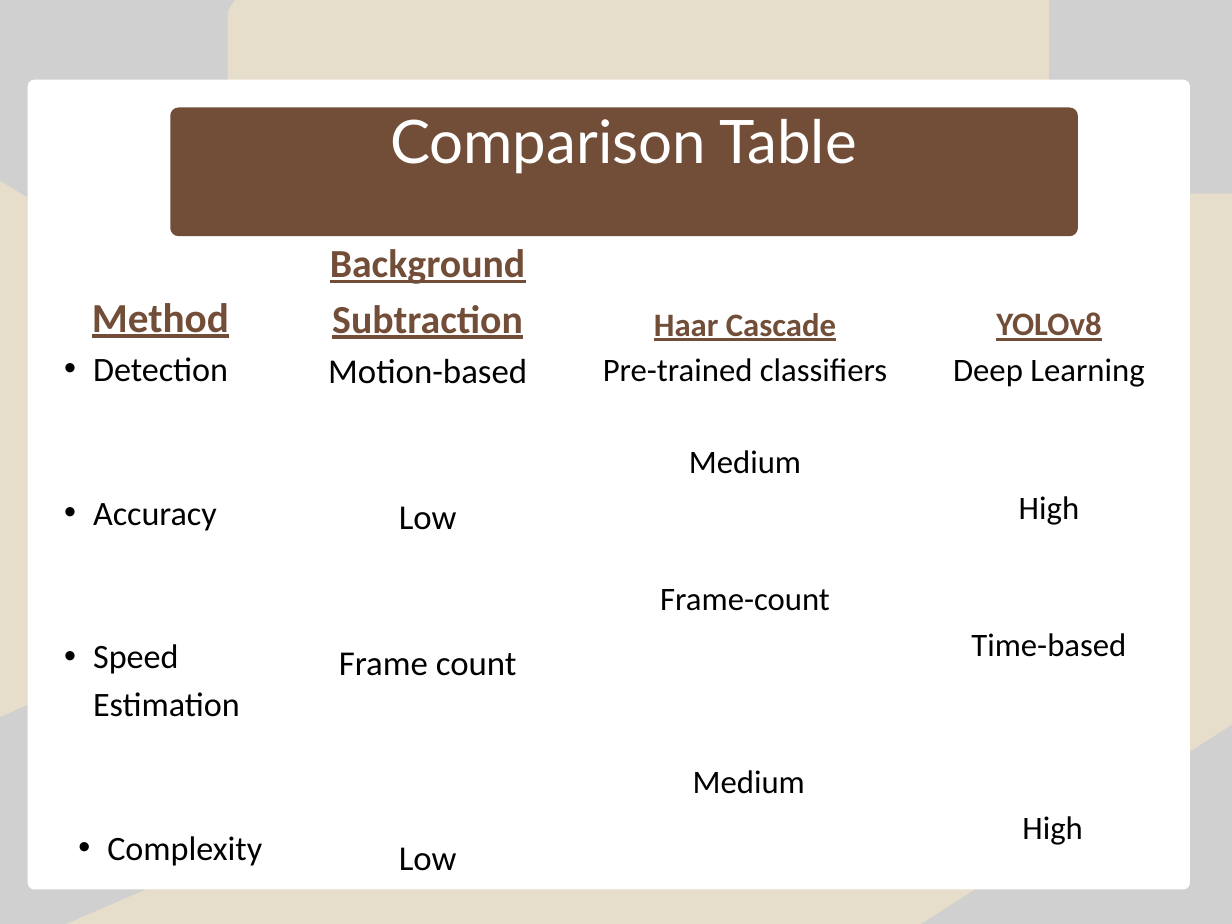
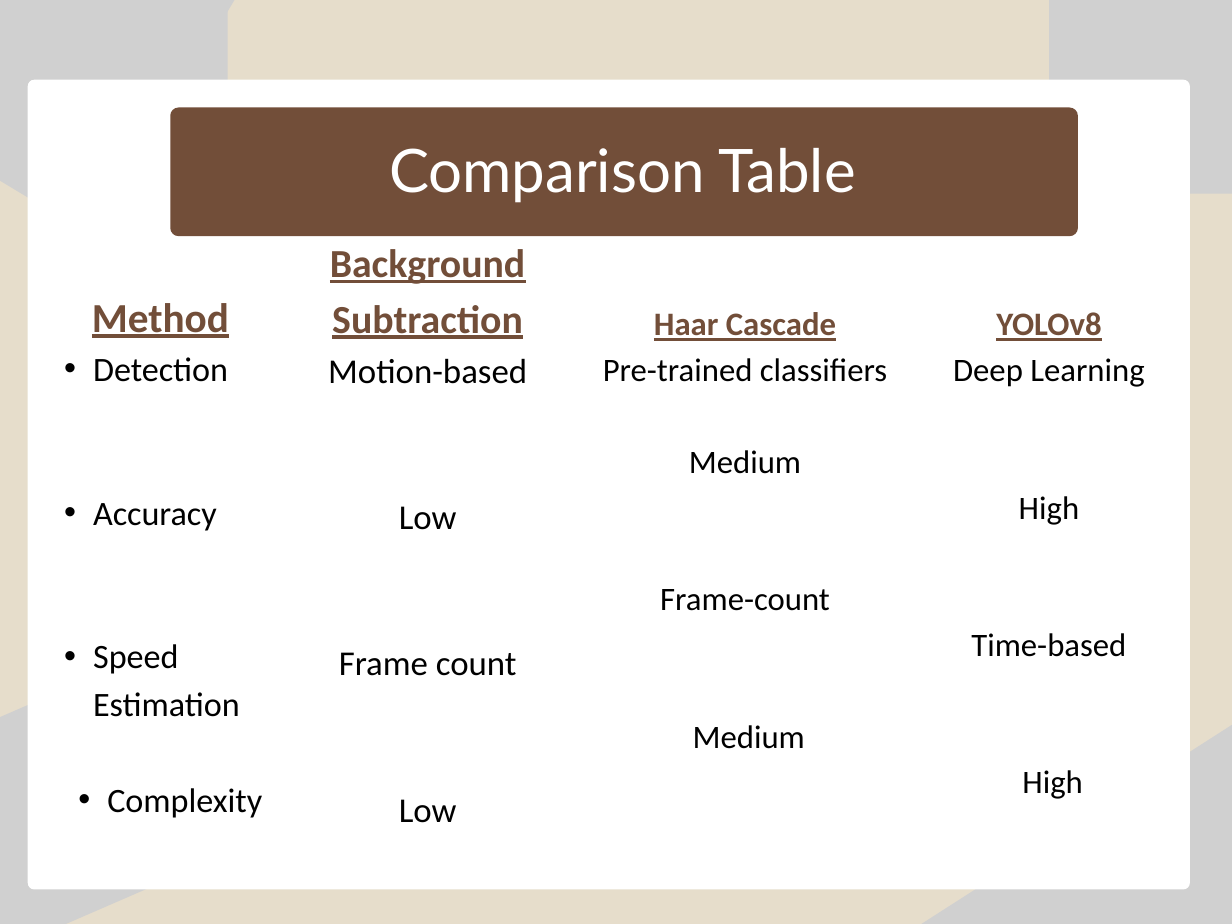
Before and after one commit to UdayKiran112/Vehicular-Speed-Detection, a slide deck: slide 9 of Presentation_Vehicle_Speed_Detection.pptx. Drawn at 1232x924 pixels with LibreOffice and Linux fonts; fonts in the diff are those of the drawing; grey boxes stand for pictures. Boxes give left, top, right and bottom in pixels: in the first picture for what was removed or moved away, otherwise in the second. Text is boxed around its words. In the diff, an @@ line names an element or a change of style, - is before the commit and + after.

Commit message:
Update vehicle speed detection presentation with new findings

```diff
--- a/Presentation_Vehicle_Speed_Detection.pptx
+++ b/Presentation_Vehicle_Speed_Detection.pptx
@@ text "Comparison Table": place and size @@
-text "Comparison Table" at box(390, 119, 857, 174)
+text "Comparison Table" at box(389, 148, 856, 203)
@@ text "Background Subtraction" rewrapped from box(328, 249, 527, 871) to box(328, 249, 527, 823) @@
@@ text "Method" rewrapped from box(92, 303, 262, 866) to box(92, 303, 262, 818) @@
@@ text "Haar Cascade" rewrapped from box(603, 313, 887, 794) to box(603, 312, 887, 749) @@
@@ text "YOLOv8" rewrapped from box(953, 312, 1144, 845) to box(953, 312, 1144, 799) @@
```
Also in this commit, not shown: 2 other slides changed.
